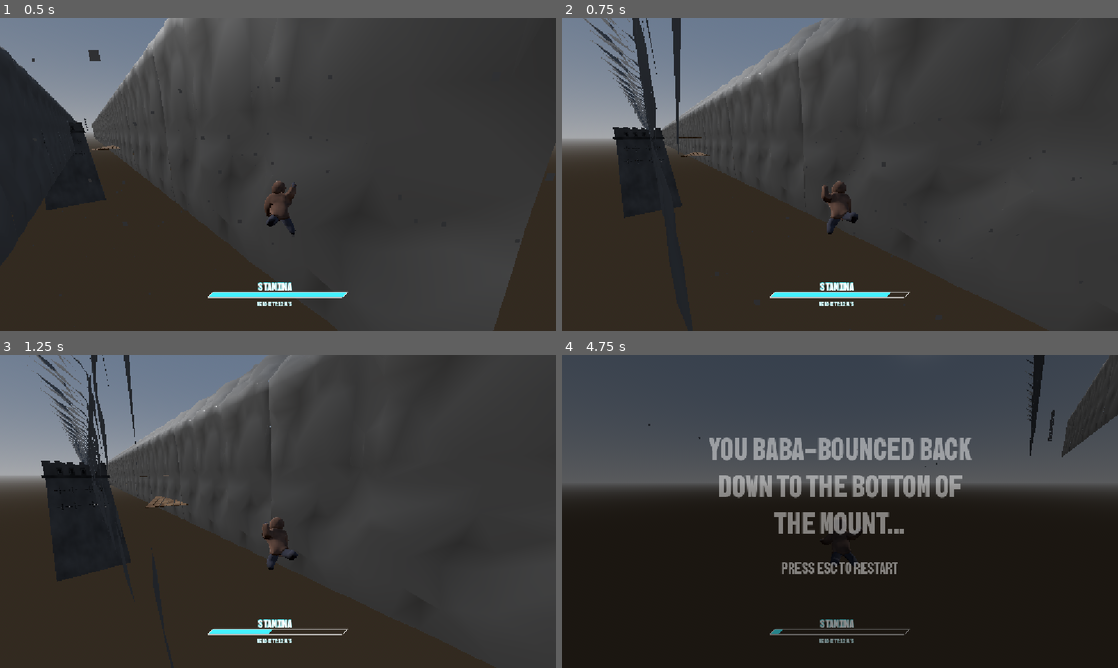
Above: before the commit, frames 1-4 (two rows, left to right).
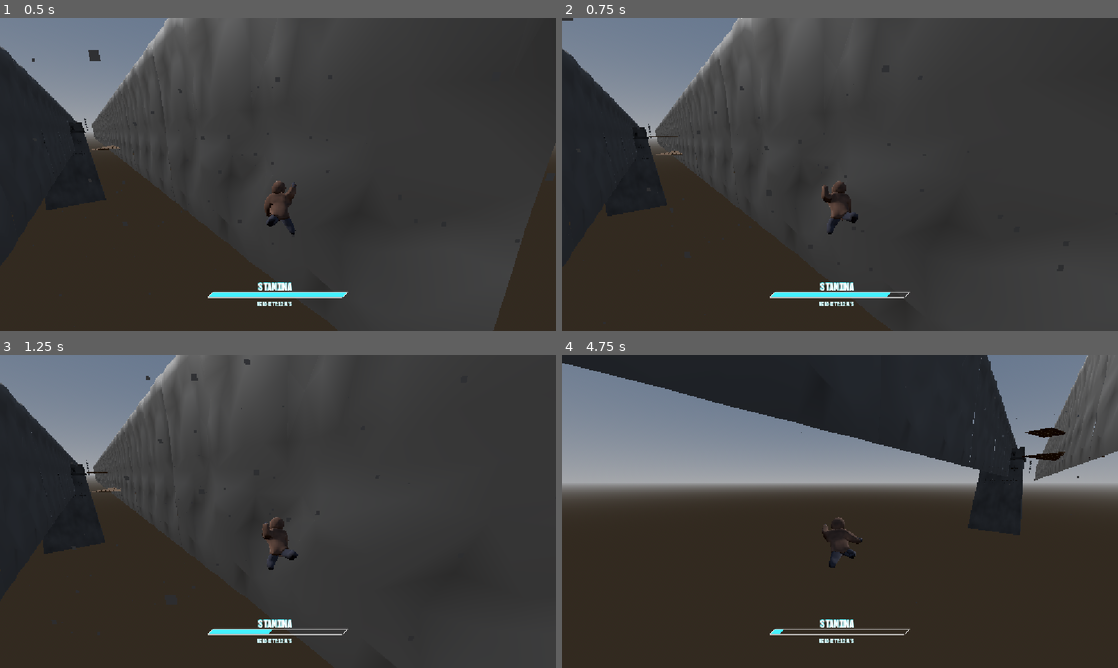
Above: after the commit, the same moments.

Repository: PortalGolem/havenIE2026GameJam
Game: Godot game, scene res://Scenes/Main.tscn
Same seed, same stepped clock (60 frames per second), same inputs: the game is played once before the commit and once after it.
Inputs (mouse positions are in pixels of both pictures, inside the frame that each line leads up to):
- Up to frame 1 (0.5 s): no input
- Up to frame 2 (0.75 s): move the mouse to (867, 174) at 0.52 s; hold W (Forward) from 0.53 s (still down); hold Space (Jump) from 0.53 s (still down)
- Up to frame 3 (1.25 s): keep holding W (Forward); keep holding Space (Jump)
- Up to frame 4 (4.75 s): keep holding W (Forward); move the mouse to (812, 511) at 1.27 s; release Space (Jump) at 1.28 s; click (812, 511) at 1.35 s; tap Space (Jump) at 1.52, 1.55, 1.82, 2.3, 2.85, 3.02, 3.32, 3.77, 3.8, 4.07, 4.52, 4.55 s; move the mouse to (851, 505) at 2.02 s; hold Shift (Dash) 2.03-2.78 s; move the mouse to (834, 517) at 2.77 s; move the mouse to (878, 514) at 3.52 s; press the mouse at (878, 514) at 3.53 s; move the mouse to (795, 508) at 4.27 s; release the mouse at (795, 508) at 4.28 s; tap Shift (Dash) at 4.35 s

Frame 1 is identical in both runs. In frame 2, 13% of the frame differs, in the area x 0-88%, y 0-100%; in frame 3, 12%; in frame 4, 48%, in the area x 0-100%, y 0-92%.

Commit message:
fix double jump

Diff:
--- a/Player/PlayerController.gd
+++ b/Player/PlayerController.gd
@@ -348,8 +348,3 @@
 			stanima -= stanima_jump_cost
 			velocity.y = 0
 			velocity += Vector3(doubleJumpVector.x, doubleJumpVector.y, -doubleJumpVector.z)
-			if (wallNormal.x > 0):
-				velocity += Vector3(-jumpVector.x, jumpVector.y, -jumpVector.z)
-			else:
-				velocity += Vector3(jumpVector.x, jumpVector.y, -jumpVector.z)
-			currentMovement = MOVEMENT_MODE.AIR
--- a/Scenes/andrew_test.tscn
+++ b/Scenes/andrew_test.tscn
@@ -48,6 +48,7 @@
 minYRotation = -30.0
 maxYRotation = 45.0
 jumpVector = Vector3(10, 5, 25)
+doubleJumpVector = Vector3(0, 1, 0)
 dashVector = Vector3(0, 3, 20)
 minZVelocity = -1.0
 maxAttackDistance = 1000.0
